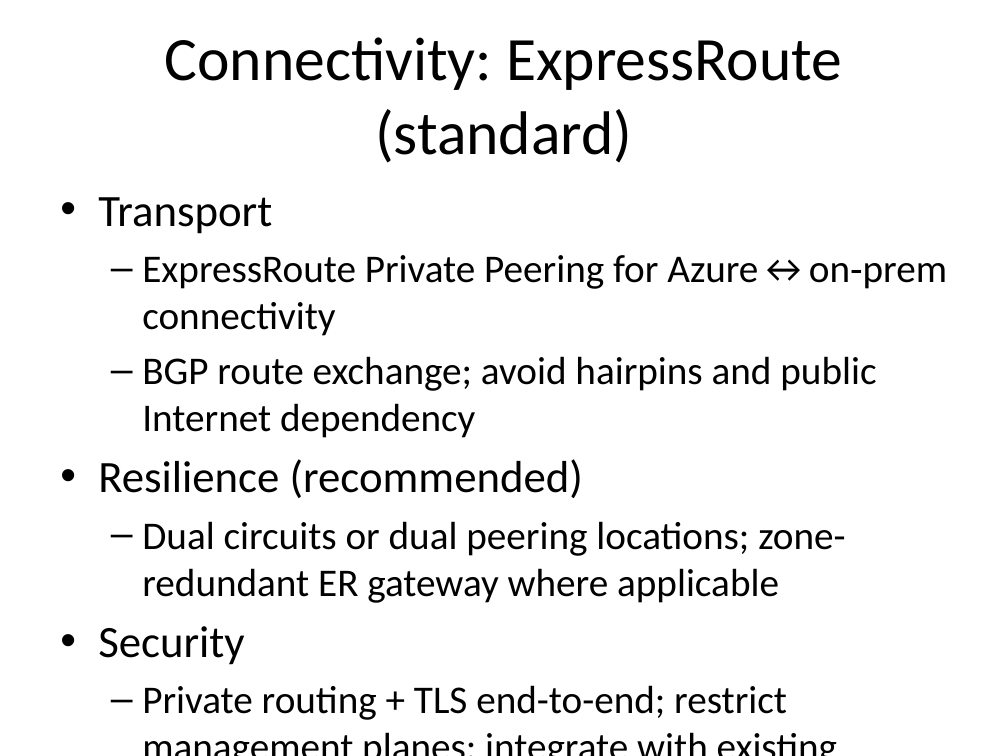
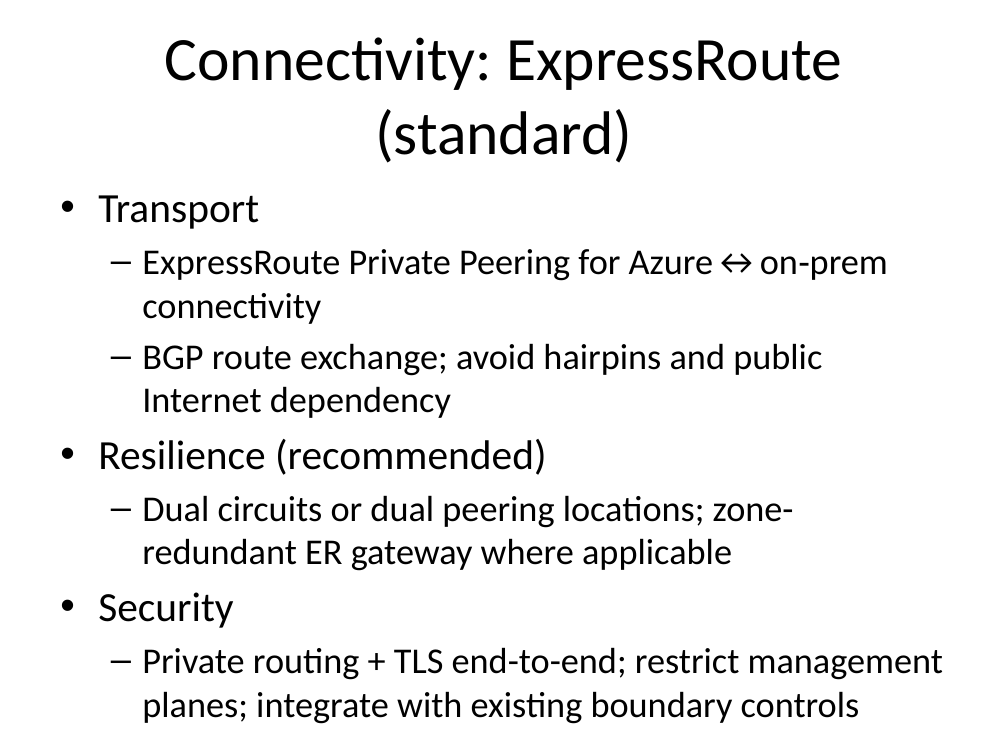
Before and after one commit to cantrellr/vyos-appgate-dren-lab, a slide deck: slide 3 of docs/Appgate-Keycloak-Entra-AD-PingDirectory-Azure-AppgateHybrid-ExpressRoute-Exec-Summary.pptx. Drawn at 1008x756 pixels with LibreOffice and Linux fonts; fonts in the diff are those of the drawing. Boxes give left, top, right and bottom in pixels: in the first picture for what was removed or moved away, otherwise in the second. Text is boxed around its words. In the diff, an @@ line names an element or a change of style, - is before the commit and + after.

```diff
--- a/docs/Appgate-Keycloak-Entra-AD-PingDirectory-Azure-AppgateHybrid-ExpressRoute-Exec-Summary.pptx
+++ b/docs/Appgate-Keycloak-Entra-AD-PingDirectory-Azure-AppgateHybrid-ExpressRoute-Exec-Summary.pptx
@@ text "Transport" at [98,195,943,724]: size 32 to 29.6 pt in "Transport", "Resilience (recommended)", "Security"; size 28 to 25.9 pt in "ExpressRoute Private Peering for Azure↔on‑prem connectivity", "BGP route exchange; avoid hairpins and public ...", "Dual circuits or dual peering locations; zone-redundant ...", "Private routing + TLS end-to-end; restrict management ..." @@
```
Also in this commit, not shown: 3 other slides changed, 1 other file.
